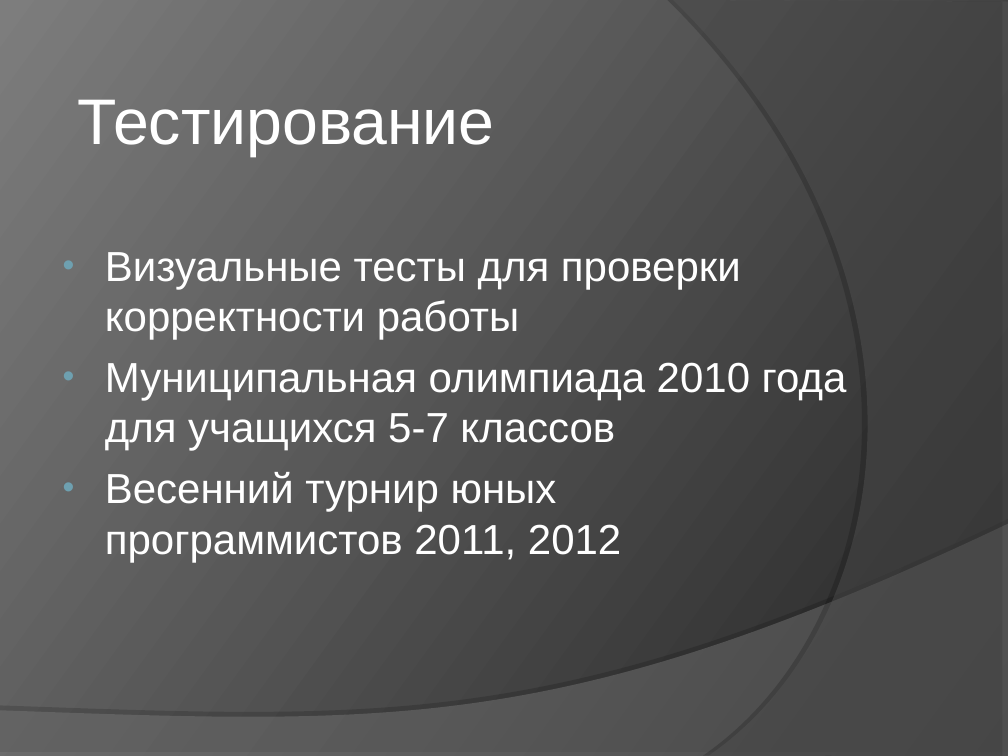
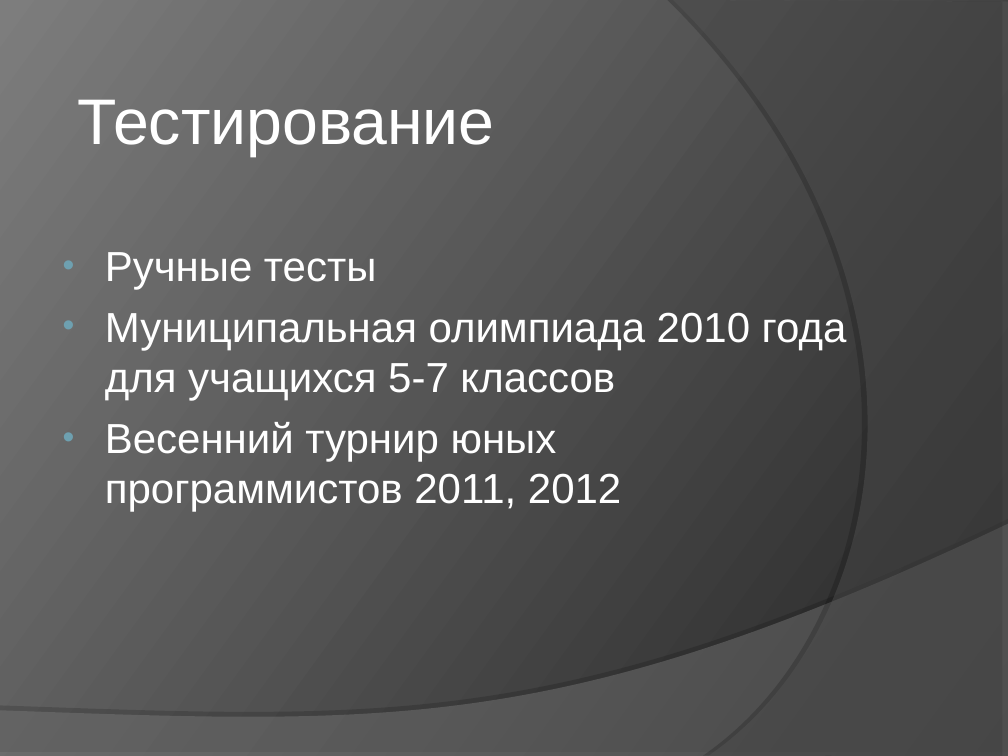
Before and after one commit to klenin/cats-junior, a slide deck: slide 13 of C8503A_Vasilyeva_presentation.ppt (slide 17 before the commit). Drawn at 1008x756 pixels with LibreOffice and Linux fonts; fonts in the diff are those of the drawing. Boxes give left, top, right and bottom in pixels: in the first picture for what was removed or moved away, otherwise in the second. Text is boxed around its words. In the diff, an @@ line names an element or a change of style, - is before the commit and + after.

```diff
--- a/C8503A_Vasilyeva_presentation.ppt
+++ b/C8503A_Vasilyeva_presentation.ppt
@@ text at (x1=105, y1=252, x2=376, y2=289): text changed @@
-• Визуальные тесты для проверки корректности работы
+• Ручные тесты
```
Also in this commit, not shown: 8 other slides changed, 4 slides removed, 1 other file.
